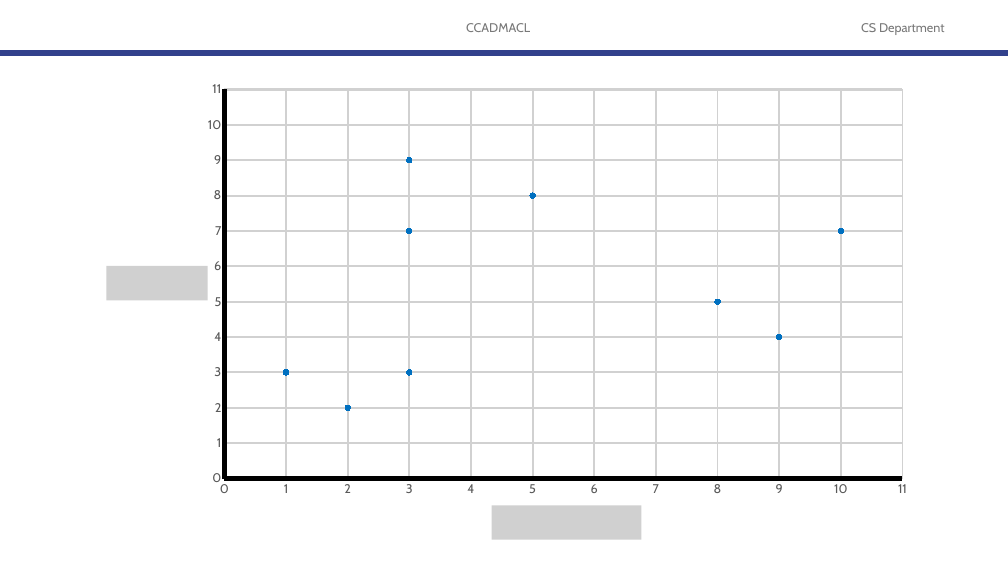
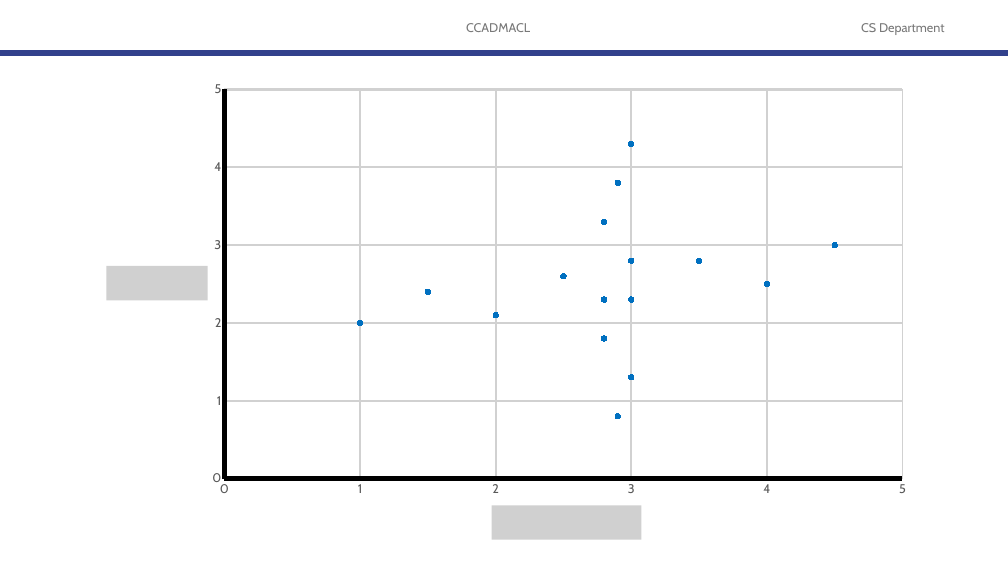
Before and after one commit to robitussin/CCADMACL, a slide deck: slide 31 of 8 - Gaussian Mixture Models/Introduction to Gaussian Mixture Models.pptx (slide 3 before the commit). Drawn at 1008x567 pixels with LibreOffice and Linux fonts; fonts in the diff are those of the drawing; grey boxes stand for pictures; background and template pictures are left out. Boxes give left, top, right and bottom in pixels: in the first picture for what was removed or moved away, otherwise in the second. Text is boxed around its words. In the diff, an @@ line names an element or a change of style, - is before the commit and + after.

Commit message:
Updated slide

```diff
--- a/8 - Gaussian Mixture Models/Introduction to Gaussian Mixture Models.pptx
+++ b/8 - Gaussian Mixture Models/Introduction to Gaussian Mixture Models.pptx
@@ scatter chart at [198,82,916,514] @@
-Series 1: (1, 3), (2, 2), (5, 8), (8, 5), (3, 9), (10, 7), (3, 3), (9, 4), (3, 7), (-, -), (-, -), (-, -), (-, -), (-, -), (-, -), (-, -), (-, -)
+Series 1: (1, 2), (1.5, 2.4), (2, 2.1), (2.5, 2.6), (3, 2.3), (3.5, 2.8), (4, 2.5), (4.5, 3), (2.9, 0.8), (3, 1.3), (2.8, 1.8), (2.8, 2.3), (3, 2.8), (2.8, 3.3), (2.9, 3.8), (3, 4.3), (-, -)
-Series 2: (1, -), (2, -), (5, -), (8, -), (3, -), (10, -), (3, -), (9, -), (3, -), (-, -), (-, -), (-, -), (-, -), (-, -), (-, -), (-, -), (-, -)
+Series 2: (1, -), (1.5, -), (2, -), (2.5, -), (3, -), (3.5, -), (4, -), (4.5, -), (2.9, -), (3, -), (2.8, -), (2.8, -), (3, -), (2.8, -), (2.9, -), (3, -), (-, -)
@@ category axis changed @@
@@ value axis changed @@
```
Also in this commit, not shown: 2 other slides changed, 46 slides added, 1 other file.
